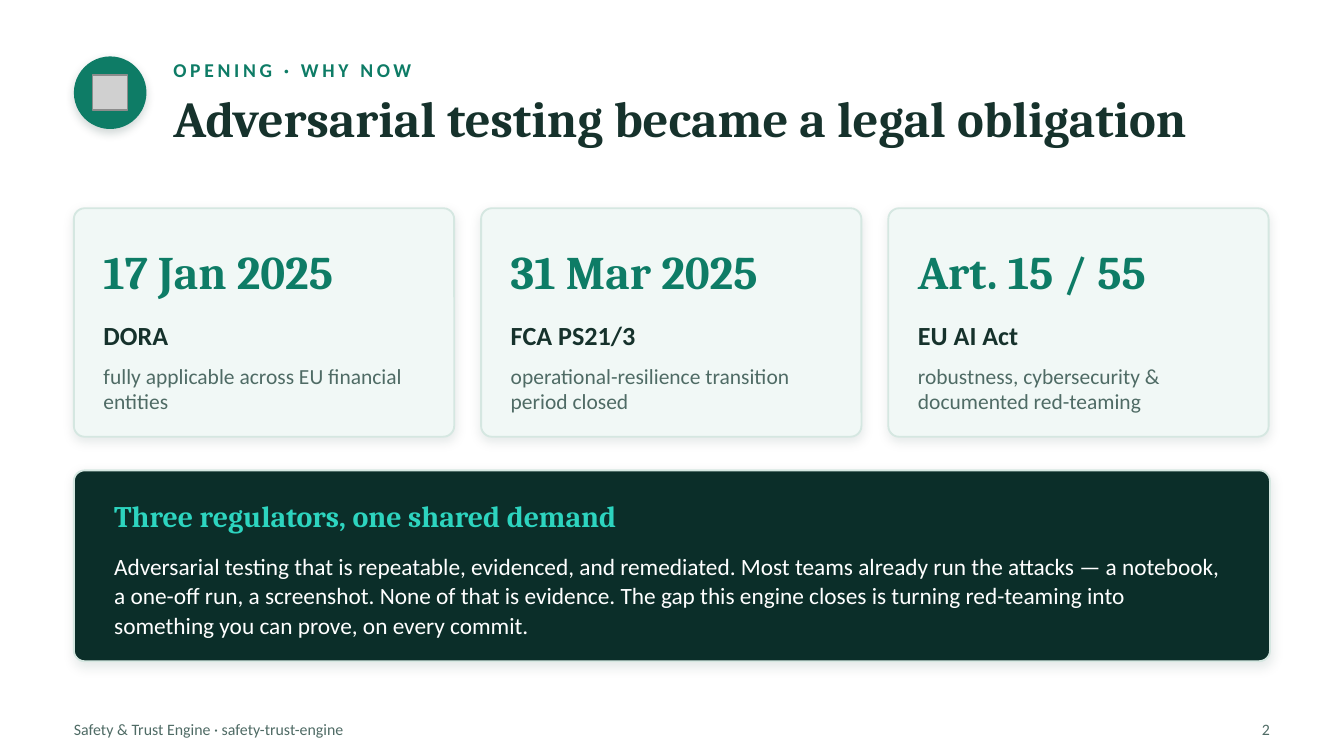
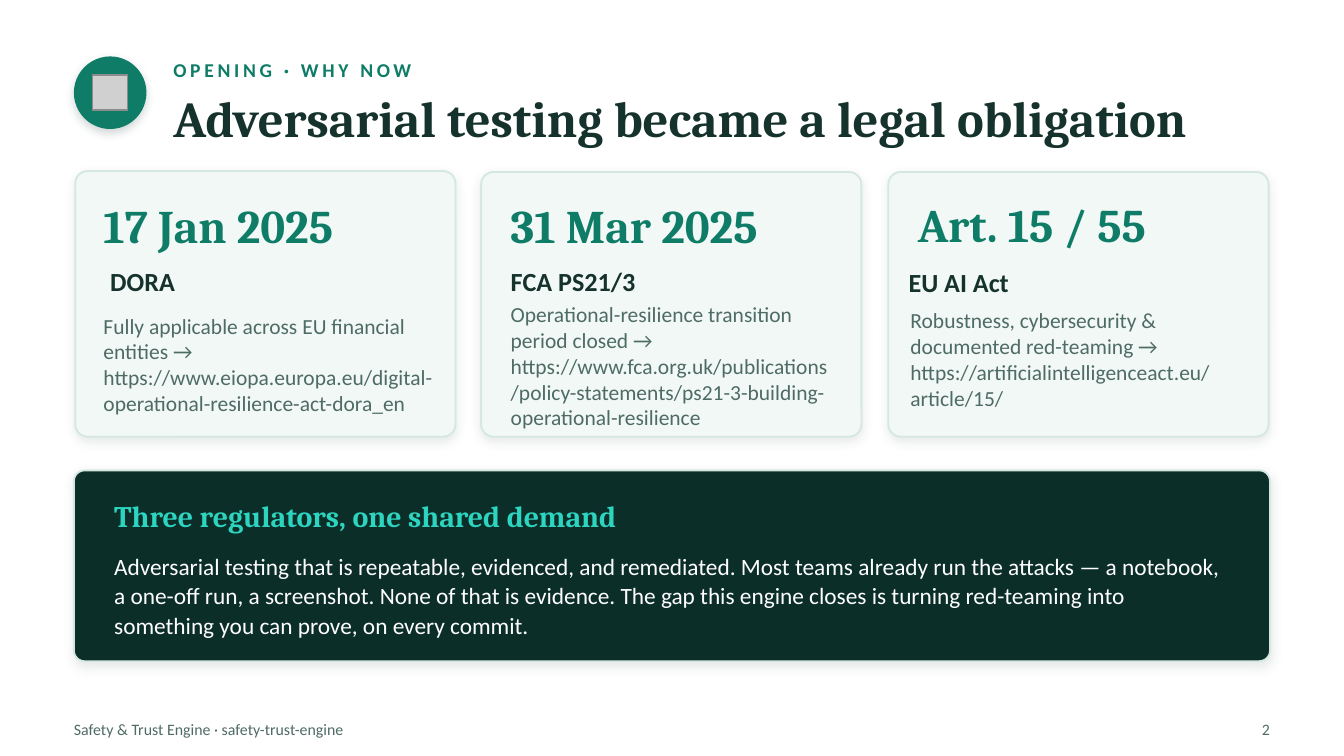
Before and after one commit to olonok69/safety-trust-engine, a slide deck: slide 2 of docs/Safety_and_Trust_Engine.pptx. Drawn at 1344x756 pixels with LibreOffice and Linux fonts; fonts in the diff are those of the drawing; grey boxes stand for pictures. Boxes give left, top, right and bottom in pixels: in the first picture for what was removed or moved away, otherwise in the second. Text is boxed around its words. In the diff, an @@ line names an element or a change of style, - is before the commit and + after.

```diff
--- a/docs/Safety_and_Trust_Engine.pptx
+++ b/docs/Safety_and_Trust_Engine.pptx
@@ rounded rectangle: place and size @@
-rounded rectangle at (74,208,454,437)
+rounded rectangle at (75,171,456,437)
@@ rounded rectangle: place and size @@
-rounded rectangle at (481,208,862,437)
+rounded rectangle at (481,172,862,437)
@@ rounded rectangle: place and size @@
-rounded rectangle at (888,208,1269,437)
+rounded rectangle at (888,172,1269,437)
@@ 3 texts: place and size @@
-3 texts at (103,257,1145,299)
+3 texts at (103,210,1145,253)
@@ text "DORA": place and size @@
-text "DORA" at (103,328,168,345)
+text "DORA" at (110,274,175,291)
@@ text "FCA PS21/3": place and size @@
-text "FCA PS21/3" at (511,326,635,347)
+text "FCA PS21/3" at (511,272,635,293)
@@ text "EU AI Act": place and size @@
-text "EU AI Act" at (918,328,1018,345)
+text "EU AI Act" at (909,275,1009,292)
@@ text at (103,319,432,415): text changed @@
-fully applicable across EU financial entities
+Fully applicable across EU financial entities → https://www.eiopa.europa.eu/digital-operational-resilience-act-dora_en
@@ text at (511,307,827,429): text changed @@
-operational-resilience transition period closed
+Operational-resilience transition period closed → https://www.fca.org.uk/publications/policy-statements/ps21-3-building-operational-resilience
@@ text at (910,313,1209,407): text changed @@
-robustness, cybersecurity & documented red-teaming
+Robustness, cybersecurity & documented red-teaming →
+https://artificialintelligenceact.eu/article/15/
```
Also in this commit, not shown: 5 other files.
